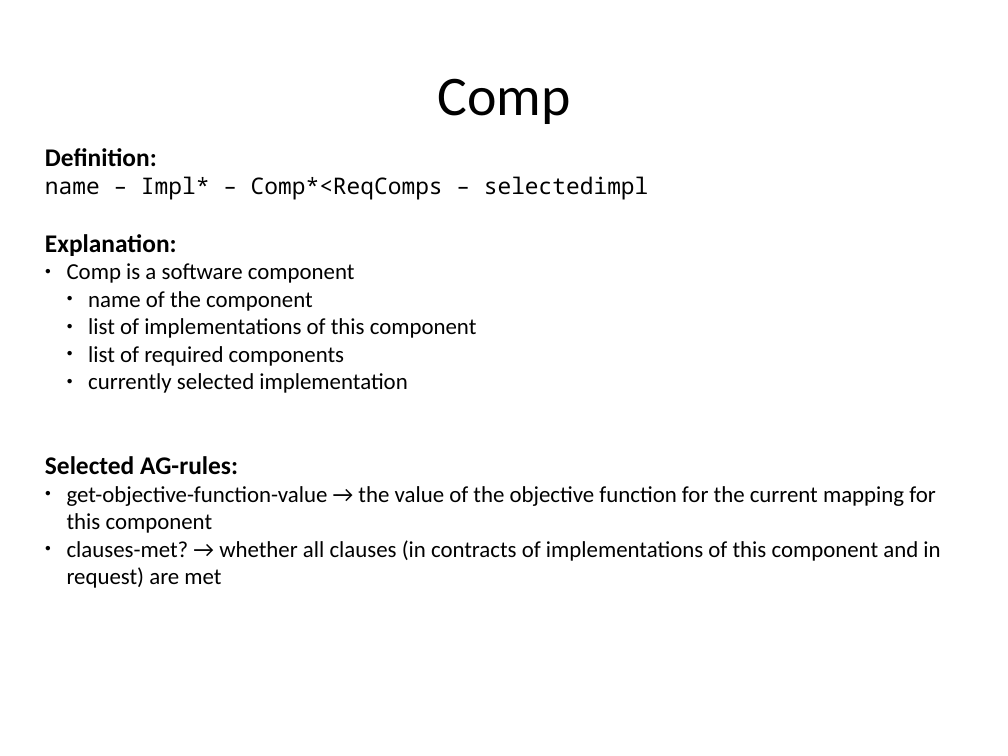
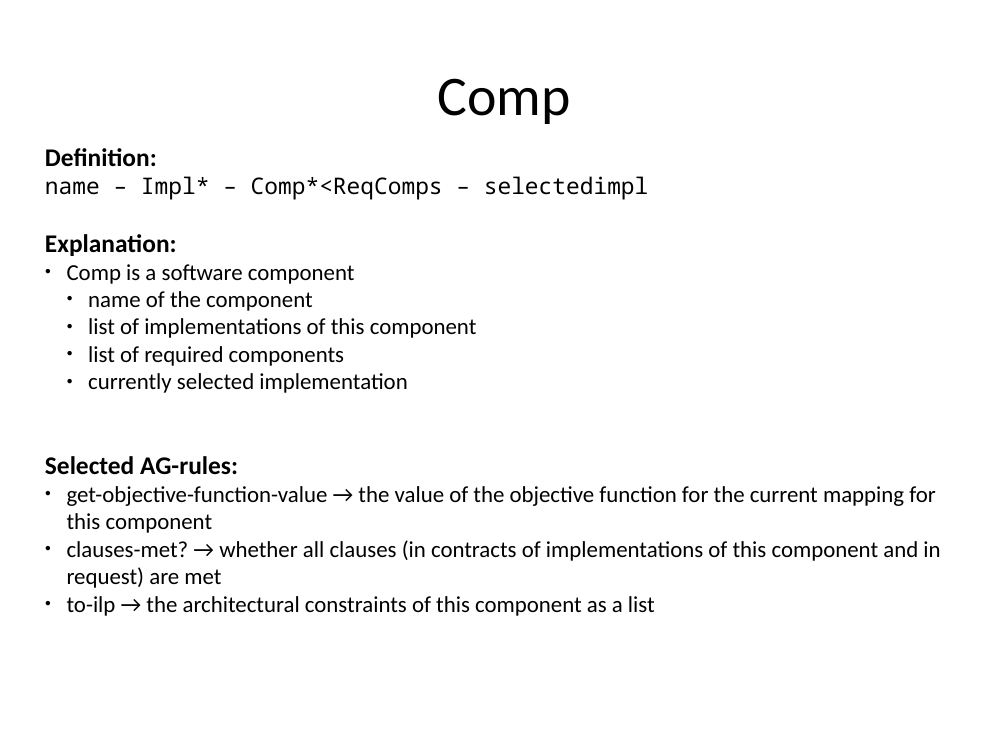
Before and after one commit to rene-schoene/racr-mquat, a slide deck: slide 15 of doc/the-model.odp. Drawn at 1008x756 pixels with LibreOffice and Linux fonts; fonts in the diff are those of the drawing. Boxes give left, top, right and bottom in pixels: in the first picture for what was removed or moved away, otherwise in the second. Text is boxed around its words. In the diff, an @@ line names an element or a change of style, - is before the commit and + after.

```diff
--- a/doc/the-model.odp
+++ b/doc/the-model.odp
@@ text at [67, 596, 655, 616]: paragraph added @@
+● to-ilp → the architectural constraints of this component as a list
```
Also in this commit, not shown: 8 other slides changed, 1 slide added.
